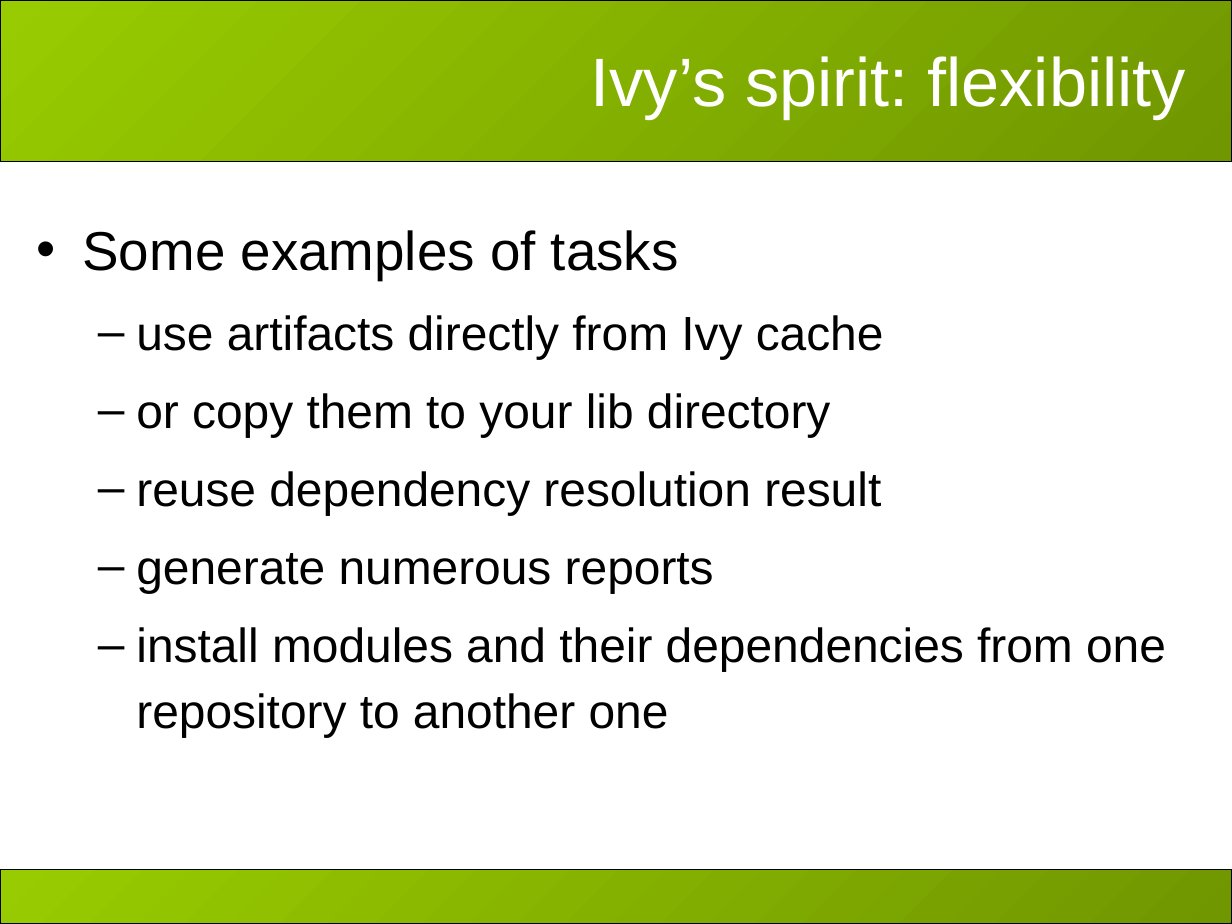
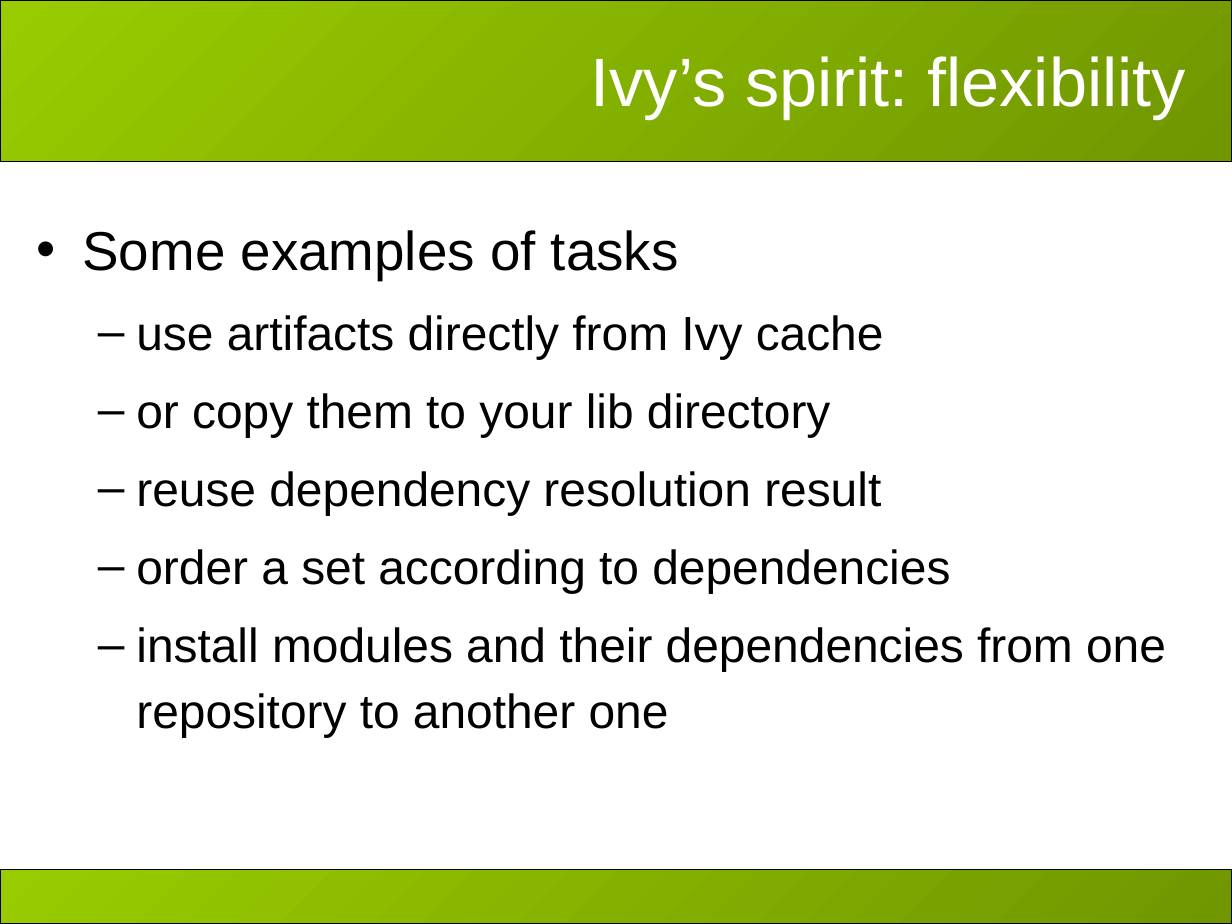
Before and after one commit to hiroyasub/ant-ivy-cregit, a slide deck: slide 25 of doc/presentations/apache-con-2007/slides.ppt. Drawn at 1232x924 pixels with LibreOffice and Linux fonts; fonts in the diff are those of the drawing; background and template pictures are left out. Boxes give left, top, right and bottom in pixels: in the first picture for what was removed or moved away, otherwise in the second. Text is boxed around its words. In the diff, an @@ line names an element or a change of style, - is before the commit and + after.

```diff
--- a/doc/presentations/apache-con-2007/slides.ppt
+++ b/doc/presentations/apache-con-2007/slides.ppt
@@ text at box(136, 549, 950, 593): text changed @@
-  – generate numerous reports
+  – order a set according to dependencies
```
Also in this commit, not shown: 4 other slides changed, 13 other files.
